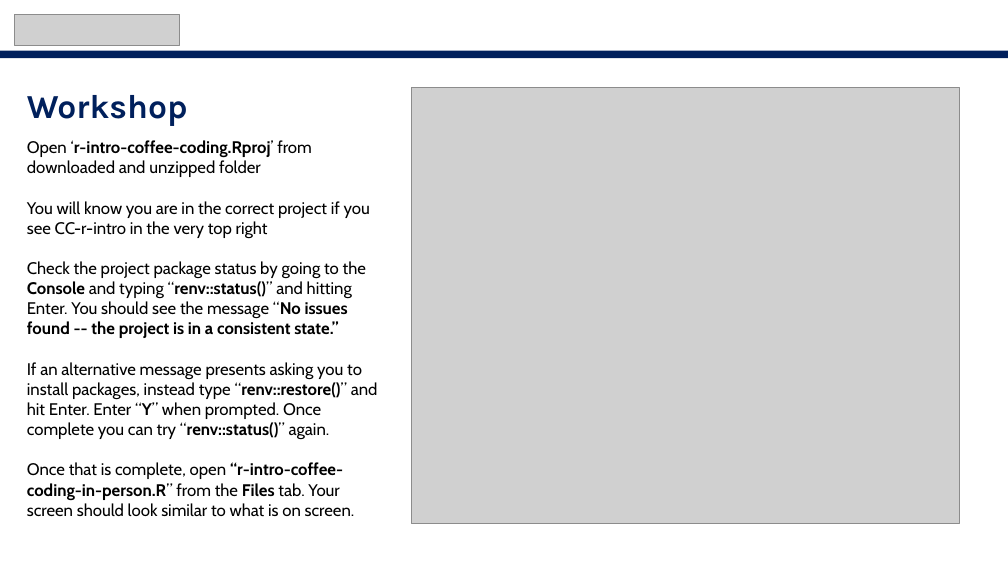
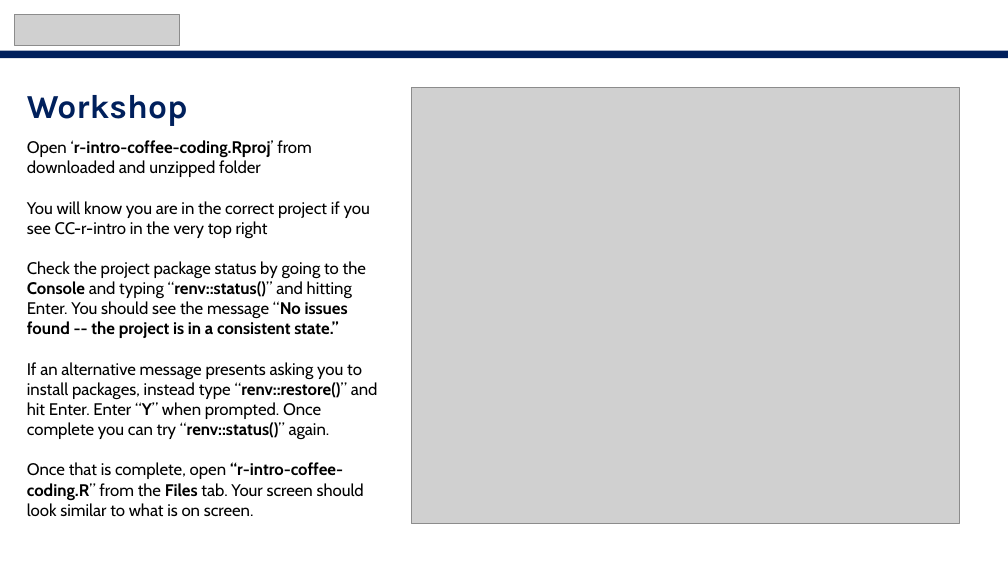
Before and after one commit to nistatisticsresearchagency/CC-r-intro, a slide deck: slide 6 of intro-slides.pptx. Drawn at 1008x567 pixels with LibreOffice and Linux fonts; fonts in the diff are those of the drawing; grey boxes stand for pictures. Boxes give left, top, right and bottom in pixels: in the first picture for what was removed or moved away, otherwise in the second. Text is boxed around its words. In the diff, an @@ line names an element or a change of style, - is before the commit and + after.

Commit message:
small edits to slides

```diff
--- a/intro-slides.pptx
+++ b/intro-slides.pptx
@@ text at box(27, 462, 364, 517): text changed @@
-Once that is complete, open “r-intro-coffee-coding-in-person.R” from the Files tab. Your screen should look similar to what is on screen.
+Once that is complete, open “r-intro-coffee-coding.R” from the Files tab. Your screen should look similar to what is on screen.
```
Also in this commit, not shown: 1 other slide changed.
